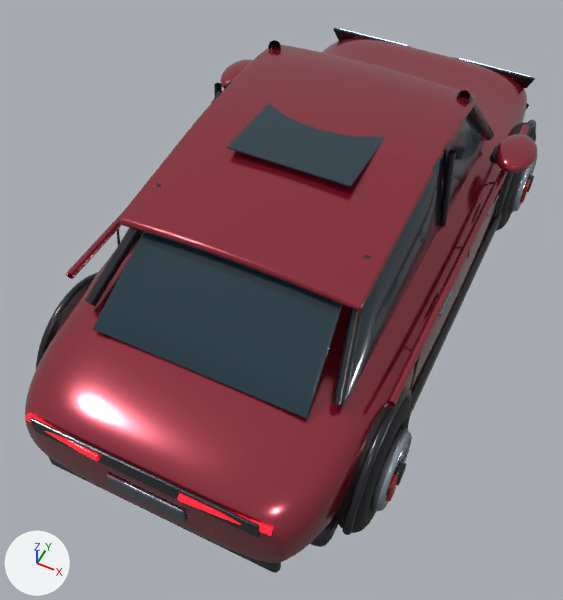
The Blender file assets/models/deducao/timbas-coupe-suv.blend, before and after one commit.
One viewpoint serves both versions: a camera (50 mm lens) standing at (1.5, -3.6, 4.27) and looking at (-0.05, -0.5, 0.4). Every picture has the same lights, and +X, +Y and +Z are marked at lower left. The first picture is the older version.

The first picture shows 'A pillar', 'A pillar.001', 'B pillar', 'B pillar.001', 'C pillar', 'C pillar.001', 'Continuous sculpted body', 'Coupe roof', 'Door mirror', 'Door mirror.001', 'Front side window.001', 'Panoramic roof', 'Performance tire.001', 'Rear diffuser', 'Rear gloss black signature panel', 'Rear side window.001', 'Rear windshield', 'Shoulder line', 'Shoulder line.001', 'Side skirt.001', 'Wheel arch trim.001' and 26 more.
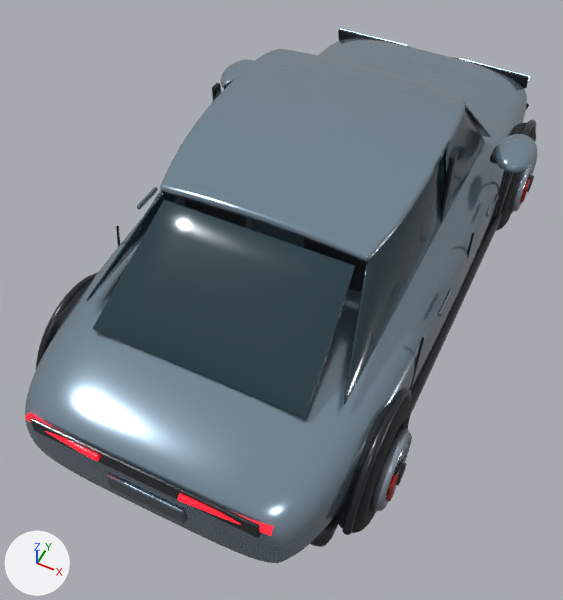
What differs and where, as boxes [x1, y1, x2, y2] in the pictures (563 x 600 px; the box of a moved part takes in the faces that stretch with it):
'Continuous sculpted body', recoloured (red to greyish blue)
    both: [25, 38, 527, 563]
'Coupe roof', recoloured, reshaped (red to greyish blue, 15% narrower, 20% shorter)
    before: [118, 44, 477, 311]
    after: [160, 49, 465, 262]
'Panoramic roof', deleted (dark cyan)
    before: [227, 103, 385, 187]
'Shoulder line.001', deleted
    before: [386, 124, 529, 407]
'C pillar.001', deleted (black)
    before: [332, 255, 372, 406]
'C pillar', deleted
    before: [85, 183, 162, 306]
'Shoulder line', deleted (red)
    before: [66, 211, 124, 279]
'B pillar.001', reshaped, moved, modifiers changed (12% wider)
    before: [440, 150, 456, 226]
    after: [440, 151, 458, 223]
'Rear diffuser', moved, modifiers changed (not visible afterwards)
    before: [48, 456, 281, 573]
'A pillar.001', deleted
    before: [457, 90, 494, 141]
'Flush A pillar.001', added
    after: [465, 105, 491, 137]
'B pillar', moved
    before: [214, 83, 222, 96]
    after: [212, 83, 221, 100]
'A pillar', deleted
    before: [268, 40, 281, 51]
part 1 of me_coupe_roof, moved or reshaped
    before: [118, 109, 430, 311]
    after: [160, 108, 430, 262]
part 2 of me_coupe_roof, moved or reshaped
    before: [207, 44, 477, 179]
    after: [208, 49, 465, 178]
part 3 of me_sphere, recoloured (red to greyish blue)
    both: [220, 60, 253, 88]
part 4 of me_sphere_001, recoloured (red to greyish blue)
    both: [495, 134, 537, 173]

The change, as a list of edits to the scene's bpy script:
```text
Change me_continuous_sculpted_body:
    where me_continuous_sculpted_body.from_pydata(...)  # 432 vertices, 398 faces; spans x -1.01..1.01, y -2.17..2.16, z 0.29..1.05
    remove me_continuous_sculpted_body.materials.append(mat_timbas_wine_paint)  # red #991d35
    add me_continuous_sculpted_body.materials.append(mat_timbas_steel_blue_paint)  # greyish blue #8197a8
Change me_coupe_roof:
    remove me_coupe_roof.from_pydata(...)  # 49 vertices, 36 faces; spans x -0.72..0.72, y -1.18..0.72, z 1.38..1.53
    remove me_coupe_roof.materials.append(mat_timbas_wine_paint)  # red #991d35
    add me_coupe_roof.from_pydata(...)  # 49 vertices, 36 faces; spans x -0.72..0.72, y -0.88..0.66, z 1.41..1.53
    me_coupe_roof part 1: 21 of 49 vertices moved; they spanned x -0.72..0.72, y -1.18..-0.6, z 1.38..1.48 and now span x -0.7..0.7, y -0.88..-0.54, z 1.41..1.49; mean shift (0.0, 0.17, 0.02); largest move (-0.72, -1.18, 1.38) -> (-0.63, -0.88, 1.41)
    me_coupe_roof part 2: 21 of 49 vertices moved; they spanned x -0.72..0.72, y 0.2..0.72, z 1.45..1.53 and now span x -0.72..0.72, y 0.18..0.66, z 1.46..1.53; mean shift (0.0, -0.04, 0.01); largest move (-0.72, 0.72, 1.45) -> (-0.65, 0.66, 1.46)
    add me_coupe_roof.materials.append(mat_timbas_steel_blue_paint)  # greyish blue #8197a8
Change me_sphere:
    where me_sphere.from_pydata(...)  # 366 vertices, 392 faces; spans x -0.13..0.13, y -0.2..0.2, z -0.065..0.065
    me_sphere part 3: 392 faces spanning x -0.13..0.13, y -0.2..0.2, z -0.065..0.065 switch from mat_timbas_wine_paint (red #991d35) to mat_timbas_steel_blue_paint (greyish blue #8197a8)
Change me_sphere_001:
    where me_sphere_001.from_pydata(...)  # 366 vertices, 392 faces; spans x -0.13..0.13, y -0.2..0.2, z -0.065..0.065
    me_sphere_001 part 4: 392 faces spanning x -0.13..0.13, y -0.2..0.2, z -0.065..0.065 switch from mat_timbas_wine_paint (red #991d35) to mat_timbas_steel_blue_paint (greyish blue #8197a8)
Add me_cube_053_1:
    me_cube_053_1.from_pydata(...)  # a box spanning x -0.018..0.018, y -0.035..0.035, z -0.255..0.255
    me_cube_053_1.materials.append(mat_satin_black_trim)  # black #161b22
Add me_flush_a_pillar_001:
    me_flush_a_pillar_001.from_pydata([(0.805, 1.045, 0.98), (0.71, 1.045, 0.98), (0.565, 0.575, 1.5), (0.655, 0.575, 1.5)], [], [(0, 1, 2, 3)])
    me_flush_a_pillar_001.polygons.foreach_set('use_smooth', [True] * 1)
    me_flush_a_pillar_001.materials.append(mat_satin_black_trim)  # black #161b22
Remove ob_panoramic_roof:
    ob_panoramic_roof = bpy.data.objects.new('Panoramic roof', me_cube_001)
Remove ob_shoulder_line:
    ob_shoulder_line = bpy.data.objects.new('Shoulder line', cu_shoulder_line)
Remove ob_a_pillar:
    ob_a_pillar = bpy.data.objects.new('A pillar', cu_a_pillar)
Change ob_b_pillar:
    ob_b_pillar.location: (0.0, 0.0, 0.0) -> (-0.775, 0.03, 1.27)
Remove ob_c_pillar:
    ob_c_pillar = bpy.data.objects.new('C pillar', cu_c_pillar)
Remove ob_shoulder_line_001:
    ob_shoulder_line_001 = bpy.data.objects.new('Shoulder line.001', cu_shoulder_line_001)
Remove ob_a_pillar_001:
    ob_a_pillar_001 = bpy.data.objects.new('A pillar.001', cu_a_pillar_001)
Change ob_b_pillar_001:
    ob_b_pillar_001: bpy.data.objects.new('B pillar.001', cu_b_pillar_001) -> bpy.data.objects.new('B pillar.001', me_cube_053_1)
    ob_b_pillar_001.location: (0.0, 0.0, 0.0) -> (0.775, 0.03, 1.27)
    add _m = ob_b_pillar_001.modifiers.new('Soft edges', 'BEVEL')
    add _m.width = 0.014
    add _m.width_pct = 0.014
    add _m.segments = 3
Remove ob_c_pillar_001:
    ob_c_pillar_001 = bpy.data.objects.new('C pillar.001', cu_c_pillar_001)
Change ob_rear_diffuser:
    ob_rear_diffuser.location: (0.0, -2.1, 0.32) -> (0.0, -2.055, 0.36)
    where _m = ob_rear_diffuser.modifiers.new('Soft edges', 'BEVEL')
    _m.width: 0.0293 -> 0.0248
    _m.width_pct: 0.0293 -> 0.0248
Add ob_flush_a_pillar_001:
    ob_flush_a_pillar_001 = bpy.data.objects.new('Flush A pillar.001', me_flush_a_pillar_001)  # modifiers SOLIDIFY, BEVEL
    ob_flush_a_pillar_001.location = (0.0, 0.0, 0.0)
```
